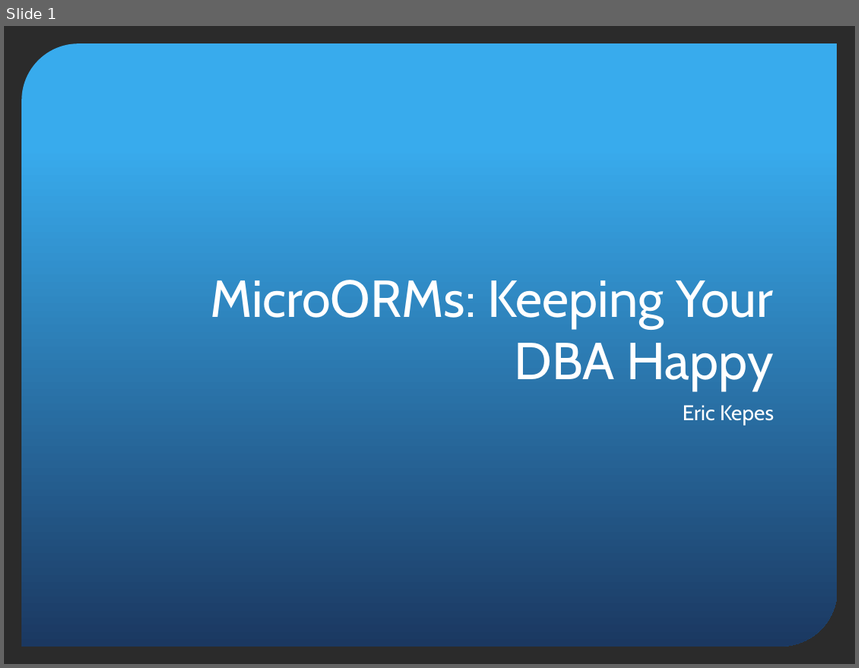
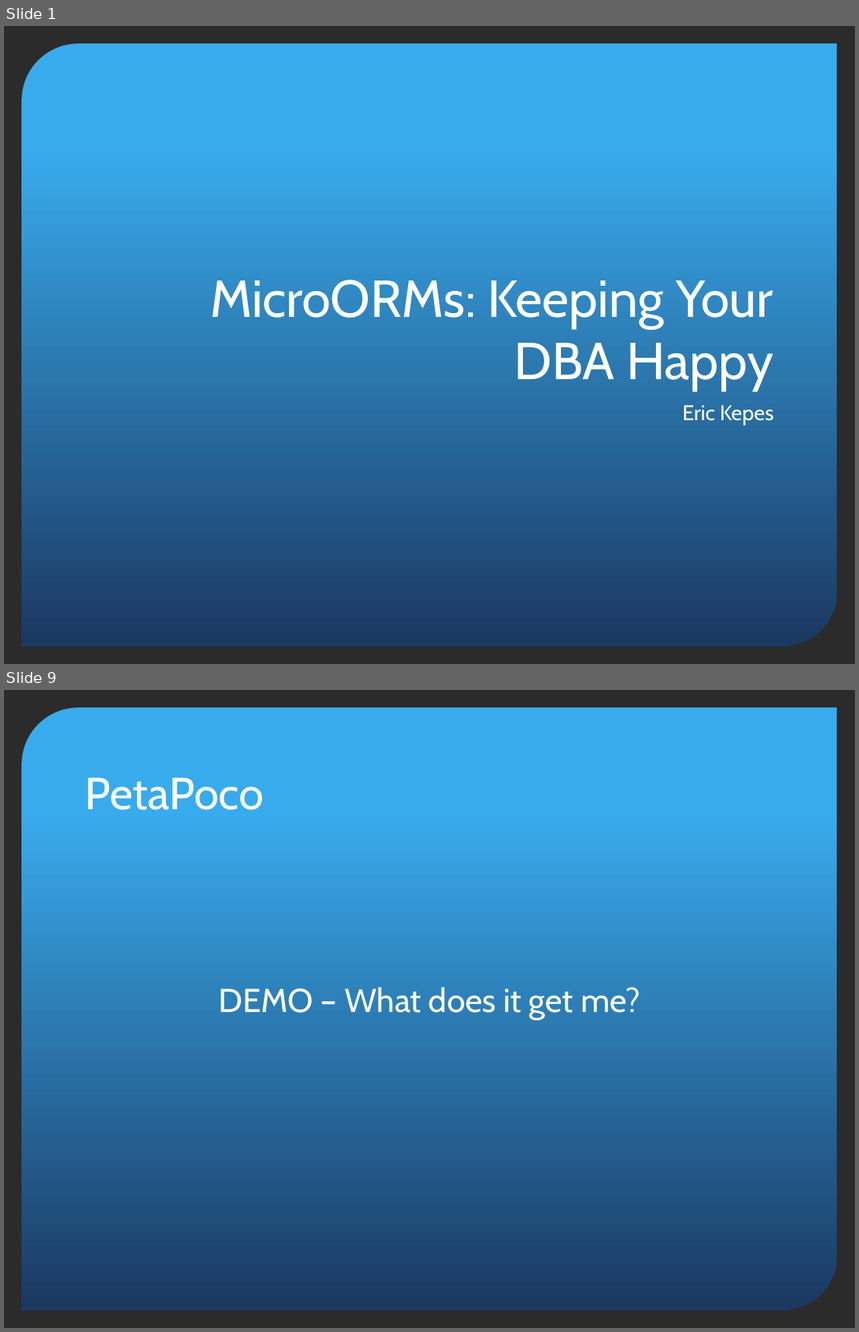
Before and after one commit to ekepes/Presentations, a slide deck: MicroORMs/MicroORMs - Keeping Your DBA Happy.pptx. Shown one above the other, each under a label of ours: slide 1 before the commit, slides 1 and 9 after it; the slides between them are not shown. The pictures are 859x668 and 859x1332 pixels, drawn with LibreOffice and Linux fonts; fonts in the diff are those of the drawing; background and template pictures are left out; a plain dark background stands for a picture behind light text. Boxes give left, top, right and bottom in pixels: in the first picture for what was removed or moved away, otherwise in the second. Text is boxed around its words. In the diff, an @@ line names an element or a change of style, - is before the commit and + after.

```diff
--- a/MicroORMs/MicroORMs - Keeping Your DBA Happy.pptx
+++ b/MicroORMs/MicroORMs - Keeping Your DBA Happy.pptx
@@ slide 9 added at [4,690,855,1328], background picture (left out); not listed: 1 template element that a slide beside it also shows @@
@@ title added at [85,777,264,810], 38 pt, text #FFFFFF @@
+PetaPoco
@@ text added at [219,987,640,1021], 28 pt, text #FFFFFF @@
+DEMO – What does it get me?
```
Also in this commit, not shown: 1 slide changed, 10 other slides added, 1 other file.
